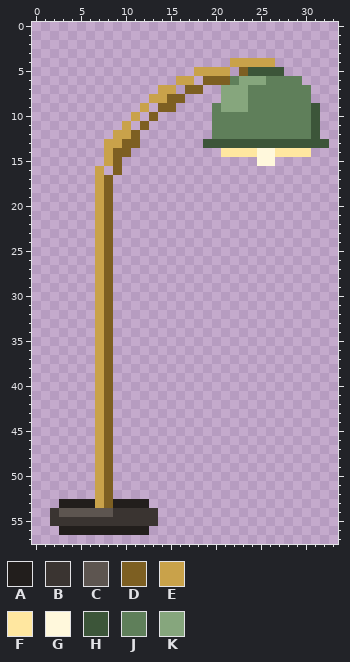
Edited in one commit: pixel-art file (assets/pixel-art/office/established/source/lamp-arc.aseprite). Above: the version before the commit.
34x58 pixels, 1 frame.
Palette (. is transparent): A #221e1c  B #3a3431  C #5d5550  D #7d5f22  E #c9a24a  F #ffe7a0  G #fff8dc  H #3c5539  J #5f7f5a  K #86a67d
Pixels before, first column x 2:
 4 ....................EEEEE......
 5 ................EEEE.DHHHH.....
 6 ..............EE.DDDJKKKJJJJ...
 7 ............EE.DD..KKKJJJJJJJ..
 8 ...........EEDD....KKKJJJJJJJ..
 9 ..........E.DD....JKKKJJJJJJJH.
10 .........E.D......JJJJJJJJJJJH.
11 ........E.D.......JJJJJJJJJJJH.
12 .......EED........JJJJJJJJJJJH.
13 ......EEDD.......HHHHHHHHHHHHHH
14 ......EDD..........FFFFGGFFFF..
15 ......ED...............GG......
16 .....E.D.......................
17 .....ED........................
18 .....ED........................
19 .....ED........................
20 .....ED........................
21 .....ED........................
22 .....ED........................
23 .....ED........................
24 .....ED........................
25 .....ED........................
26 .....ED........................
27 .....ED........................
28 .....ED........................
29 .....ED........................
30 .....ED........................
31 .....ED........................
32 .....ED........................
33 .....ED........................
34 .....ED........................
35 .....ED........................
36 .....ED........................
37 .....ED........................
38 .....ED........................
39 .....ED........................
40 .....ED........................
41 .....ED........................
42 .....ED........................
43 .....ED........................
44 .....ED........................
45 .....ED........................
46 .....ED........................
47 .....ED........................
48 .....ED........................
49 .....ED........................
50 .....ED........................
51 .....ED........................
52 .....ED........................
53 .AAAAEDAAAA....................
54 BCCCCCCBBBBB...................
55 BBBBBBBBBBBB...................
56 .AAAAAAAAAA....................
And afterwards:
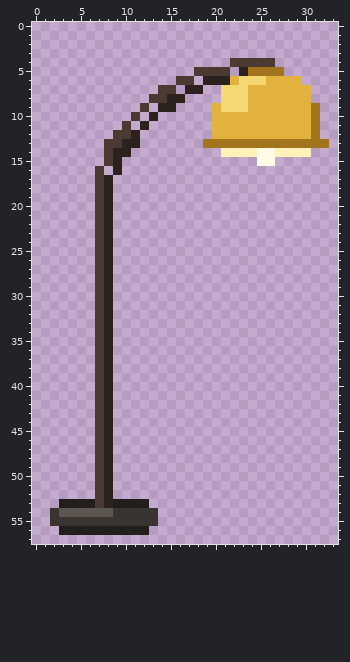
Changes in this commit:
colour D: #7d5f22 -> #2c221d
colour E: #c9a24a -> #4a3a32
colour F: #ffe7a0 -> #fff1b8
colour G: #fff8dc -> #fffbe6
colour H: #3c5539 -> #a2741c
colour J: #5f7f5a -> #e2b23e
colour K: #86a67d -> #f6d872
Where, in picture pixels (left, top, right, bottom), the same in both pictures:
changed: (95, 58, 329, 508)
